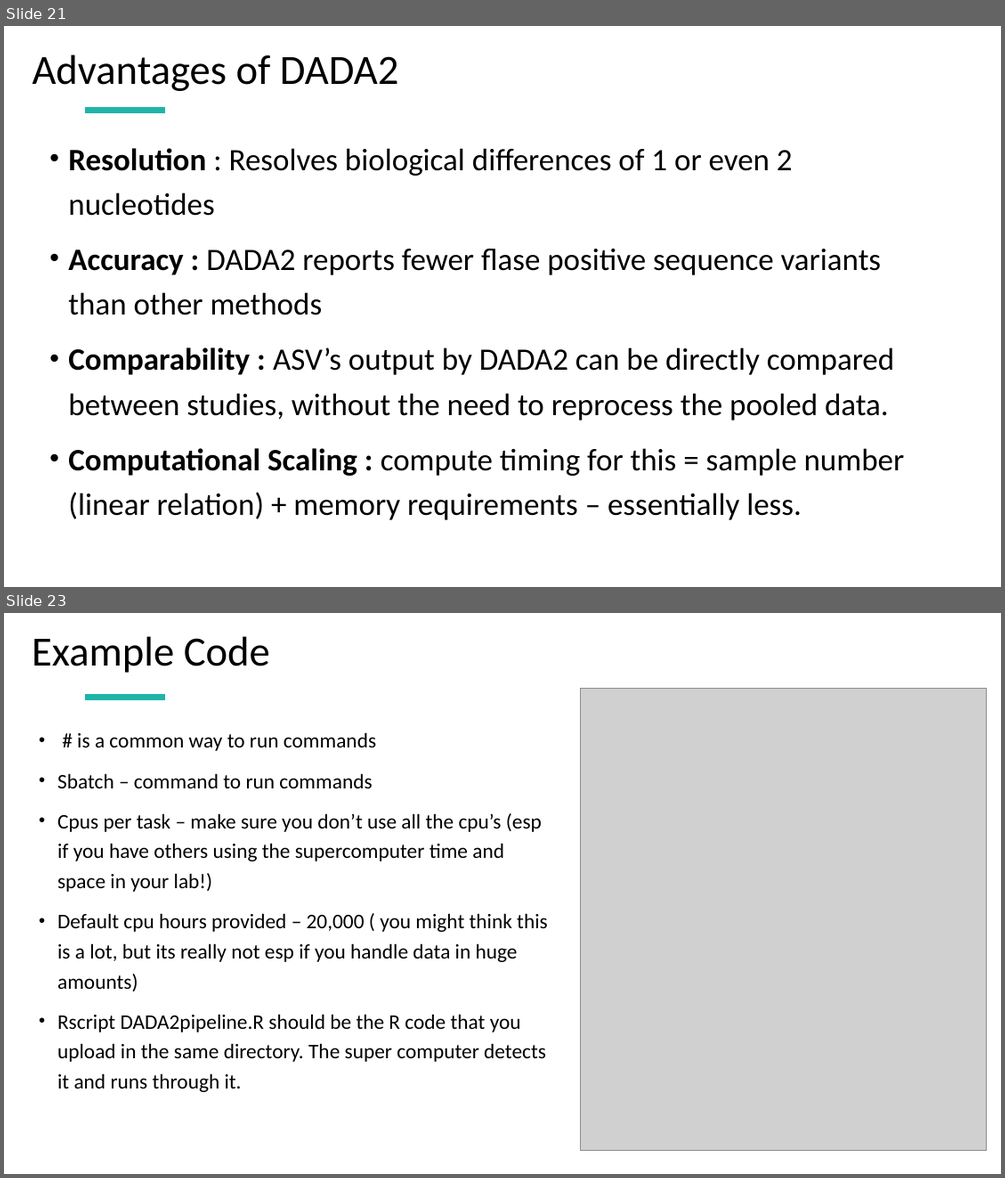
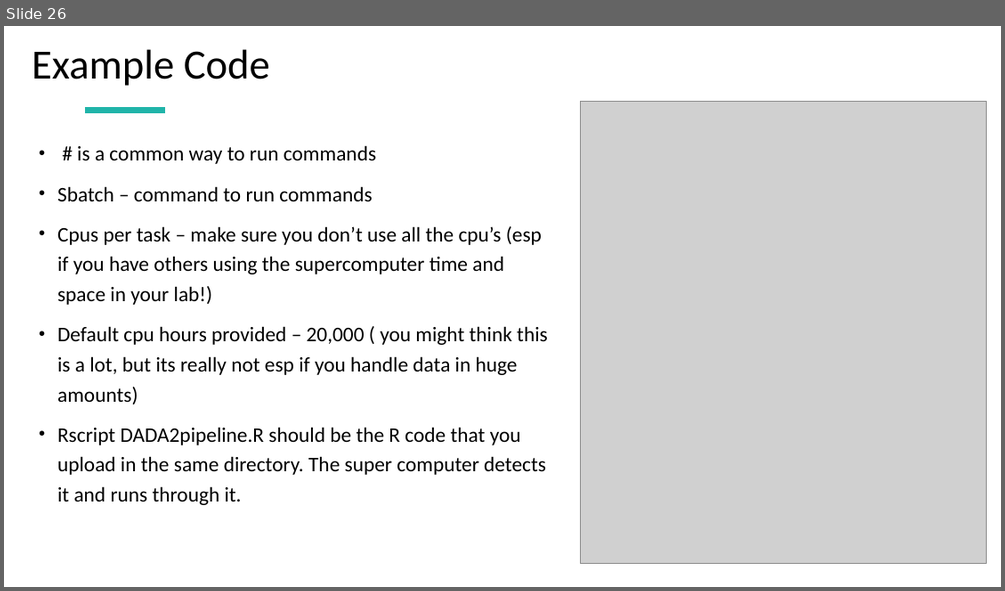
Before and after one commit to CheshtaaChitkara/AB327-827, a slide deck: Lecture/BIOINFORMATICS AND DADA 2.pptx. Shown one above the other, each under a label of ours: slides 21 and 23 before the commit, slide 26 after it; the slides between them are not shown. The pictures are 1005x1178 and 1005x591 pixels, drawn with LibreOffice and Linux fonts; fonts in the diff are those of the drawing; grey boxes stand for pictures. Boxes give left, top, right and bottom in pixels: in the first picture for what was removed or moved away, otherwise in the second. Text is boxed around its words. In the diff, an @@ line names an element or a change of style, - is before the commit and + after.

```diff
--- a/Lecture/BIOINFORMATICS AND DADA 2.pptx
+++ b/Lecture/BIOINFORMATICS AND DADA 2.pptx
@@ slide 21 removed at (x1=4, y1=26, x2=1001, y2=587), background #FFFFFF; not listed: 1 template element that a slide beside it also shows @@
@@ title removed at (x1=32, y1=54, x2=399, y2=91) @@
-Advantages of DADA2
@@ text removed at (x1=68, y1=148, x2=905, y2=520) @@
-• Resolution : Resolves biological differences of 1 or even 2 nucleotides
-• Accuracy : DADA2 reports fewer flase positive sequence variants than other methods
-• Comparability : ASV’s output by DADA2 can be directly compared between studies, without the need to reprocess the pooled data.
-• Computational Scaling : compute timing for this = sample number (linear relation) + memory requirements – essentially less.
@@ what was slide 23 is now slide 26 @@
```
Also in this commit, not shown: 9 slides changed, 5 slides added, 1 other slide removed.
